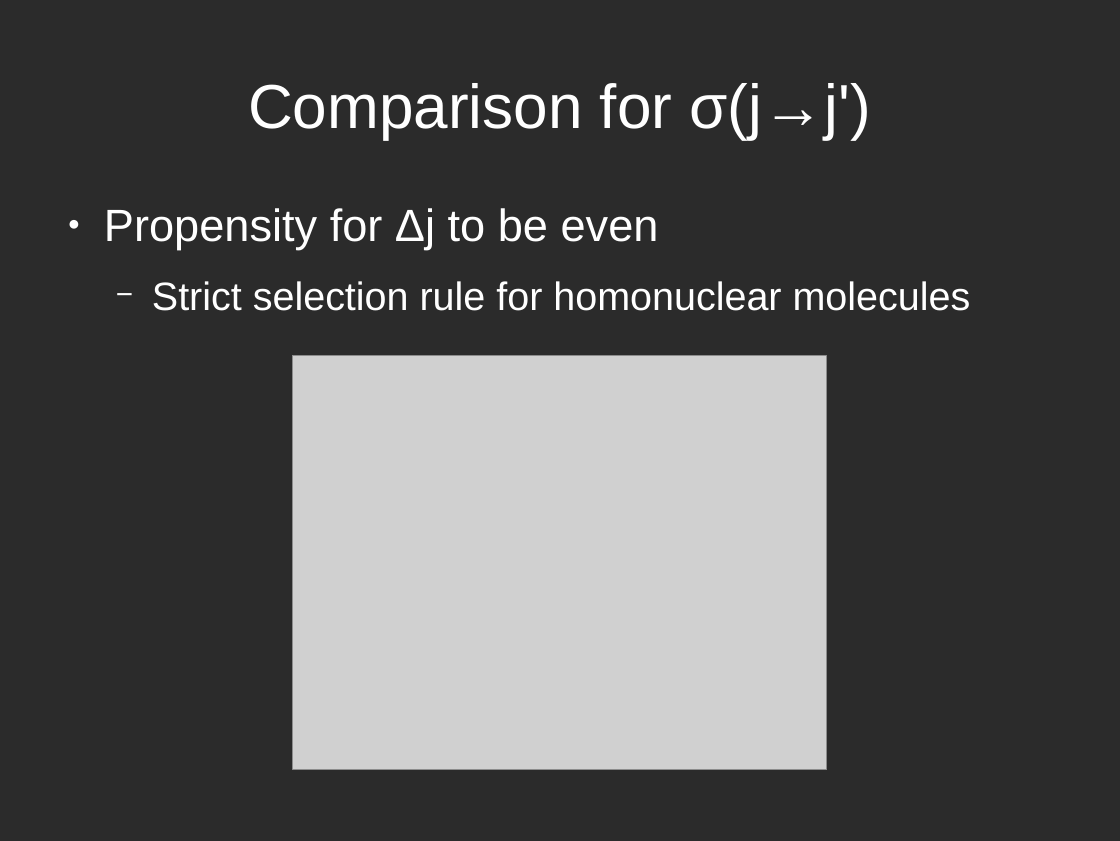
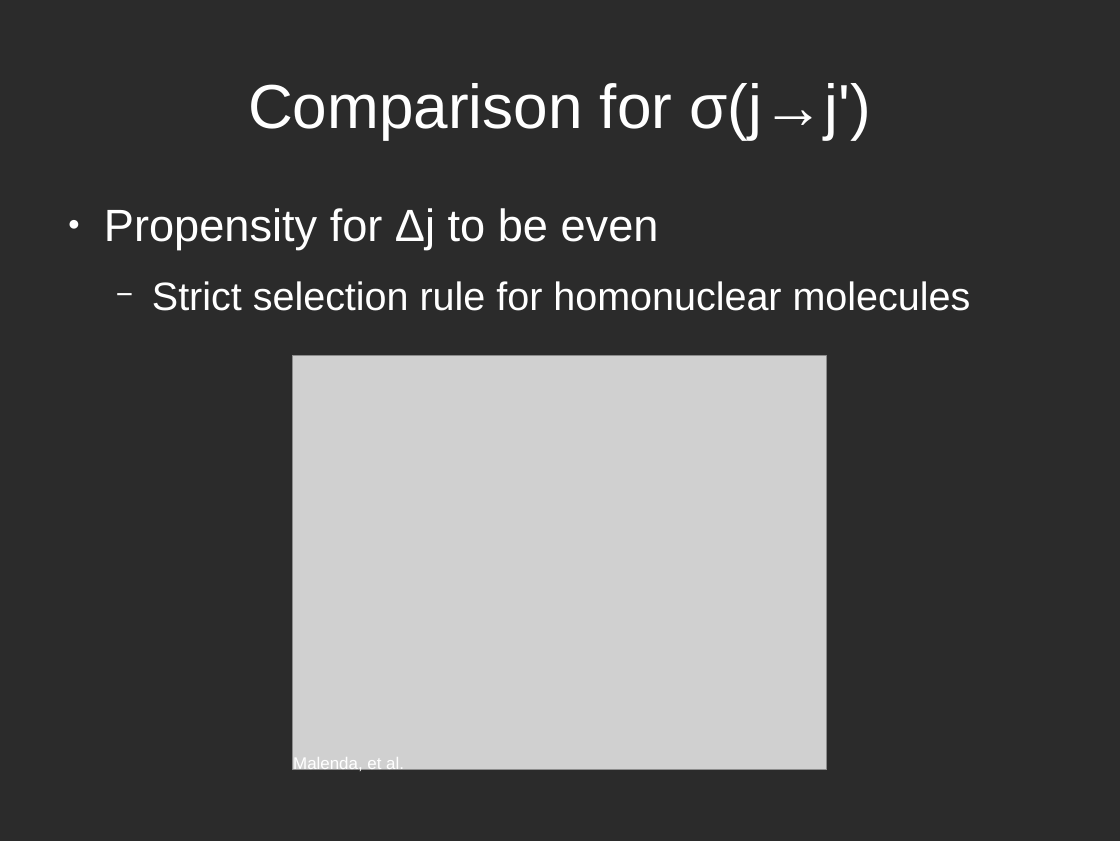
Before and after one commit to atowneND/HeNaK_Collisions, a slide deck: slide 8 of Presentation.odp. Drawn at 1120x841 pixels with LibreOffice and Linux fonts; fonts in the diff are those of the drawing; grey boxes stand for pictures; background and template pictures are left out; a plain dark background stands for a picture behind light text. Boxes give left, top, right and bottom in pixels: in the first picture for what was removed or moved away, otherwise in the second. Text is boxed around its words. In the diff, an @@ line names an element or a change of style, - is before the commit and + after.

```diff
--- a/Presentation.odp
+++ b/Presentation.odp
@@ text added at [293, 757, 404, 773], 12 pt, text #FFFFFF @@
+Malenda, et al.
```
Also in this commit, not shown: 3 other slides changed, 1 slide added, 8 other files.
